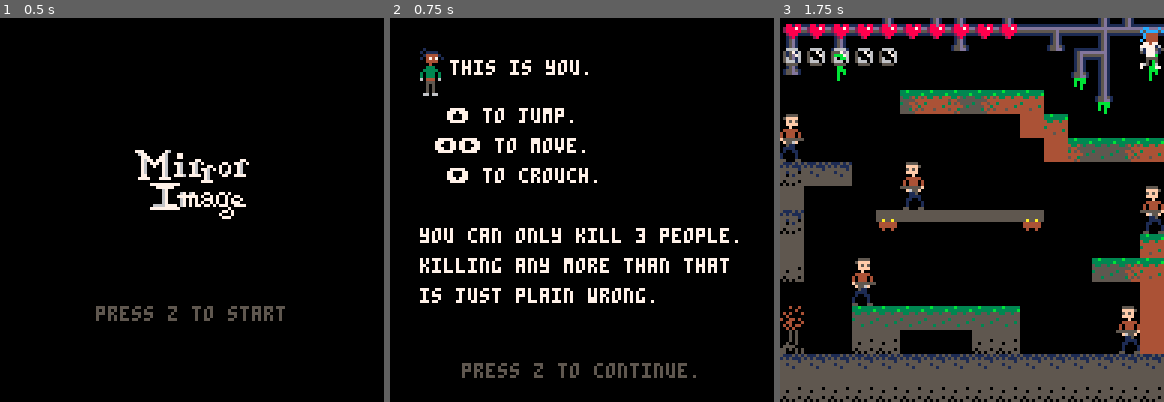
Above: before the commit, frames 1-3 (left to right).
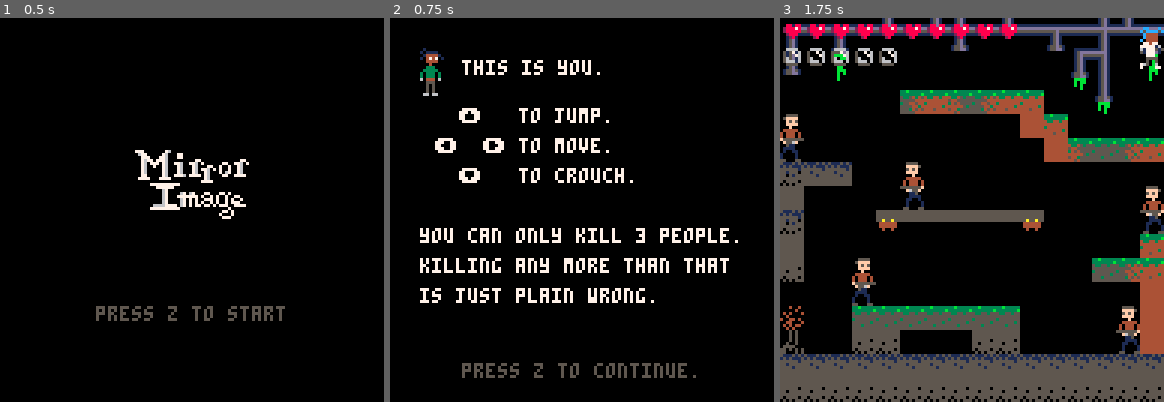
Above: after the commit, the same moments.

Repository: xMunchy/Mirror_Image
Game: PICO-8 cartridge prog.p8
The game is run twice, just before and just after one commit, with the same random seed, the same clock (stepped at 60 frames per second) and the same inputs.
Inputs:
- Up to frame 1 (0.5 s): tap X (X key) at 0.33 s
- Up to frame 2 (0.75 s): tap O (Z key) at 0.7 s
- Up to frame 3 (1.75 s): tap X (X key) at 1.07 s; hold Right from 1.6 s (still down); tap O (Z key) at 1.7 s

Frame 1 is identical in both runs. In frame 2, 2.6% of the frame differs, in the area x 14-64%, y 10-43%; in frame 3, nothing differs.

Commit message:
adjust instr page text spacing

Diff:
--- a/prog.p8
+++ b/prog.p8
@@ -1142,10 +1142,10 @@
   elseif game=="instr" then
     spr(sprites[1][1],10,10,neutral_w[1],neutral_h[1])
     display_eyes(instr_spr)
-    print("this is you.",20,14,7)
-    print(" ⬆️ to jump.",15,30,7)
-    print("⬅️➡️ to move.",15,40,7)
-    print(" ⬇️ to crouch.",15,50,7)
+    print(" this is you.",20,14,7)
+    print("  ⬆️   to jump.",15,30,7)
+    print("⬅️  ➡️ to move.",15,40,7)
+    print("  ⬇️   to crouch.",15,50,7)
     print("you can only kill 3 people.",10,70,7)
     print("killing any more than that",10,80,7)
     print("is just plain wrong.",10,90,7)
Not shown, changed: the thumbnail (__label__) section of prog.p8
